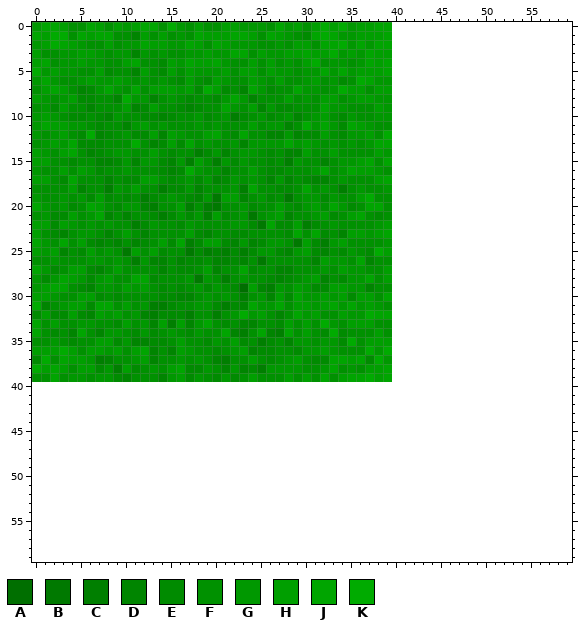
Two states of a pixel-art sprite, TowerDefense/image/herbe.png. The picture above was drawn from the file before the commit.
The file is 40x40 pixels. Colours within 5 levels of each other are drawn and written as one. The old version is drawn lined up with the new one, on the new canvas.
Palette (. is transparent): A #006f00  B #007900  C #007f00  D #008500  E #008b00  F #009100  G #009800  H #009f00  J #00a500  K #00ab00
Pixels before (only the part around the change), first column x 0:
 0 GJJHFFJHFHGHJJFKGFHFFHHGGGFJGHFHKHKGHHJJ....................
 1 JHKKFJHJJFFDHFHFGFJHHHJJHFJHGFEJKJGGHHHJ....................
 2 GHKJHGFFHFGGJHHGGJHFJHGGGFFGFHHFJJKGJGJJ....................
 3 HFFGGHHGFGGDGFGFFGGHGGJJFHGGHHJHHKGHGJHH....................
 4 HJFGGHGGFFHJFFEHGJHHJGFFHFHFGFHKFGGFGJHJ....................
 5 KGHGGFFHEFFDHFEHFHGGGHFHHFHGGFGGJGJGHHHJ....................
 6 GJGFFGHGGHGFGFGFEHFEHGFFHGFHFFGHFGEFKJGG....................
 7 FHJHFDEGJGFJFHHHGHEKHEFDJGEFFJGGFGKHHFHH....................
 8 HGFGHEEFFDKGGDFGFEFFEGJGDFFFHFGFHHFGHHGG....................
 9 FGEHFFDFFFHDEHFFEDEFFJGFHDGEEFFFJGGFFFHG....................
10 GHGFEEFEDGFFEEDEFFGEFGCEFGEFGDFGHFEGFFGG....................
11 GJHHGGFEFFDGHFGFFFGFGFFFHFGGDFKGJGEJHGFF....................
12 GFGHFEKDEFGEEHDHGFFHJFEJFFDDGDEEHFEGGHFK....................
13 FGHGJEEEFFFKFDEHEJFGFFGDGGGGJGHGFGFGFGJJ....................
14 HGFHJFDEFGGFFHFEFFCEGDFGGFEFDDHFFHFFFFHG....................
15 HHFFEFFDDEGDGGEDGCHFCGEGFFEFCGFFDFGGHJFJ....................
16 GFFHFHGEFFGFFFEDEKGFFDFFHFEEFFFGJFGJHHGF....................
17 HHFEJFFFDFEEHHFEFGEGDEGFGFDGDFEDDFGFFFHJ....................
18 FFFFHDFFCGFHFFCEEGDFFFGCJFFEEFJFGFCFGFFG....................
19 GFFGFGEHEFEFCEFGFEDGBHHDFGEFBFGGEGFFHKFF....................
20 JGFGEFJHFEGGDCFFHCFCBFFGEFFHFEGHFJGEFJJF....................
21 FGEEHFGJDFDFFECEGEGCHEFGBFGHDFFGHEFHJFEF....................
22 HHEHGFGFGFFCEGFFEGFFFFGGEBJEEHCEFGFFFFGH....................
23 HFEDFGGFDFHFDFFFFHEDFFEEFFFFEJFJEFDHHGHJ....................
24 JGFJFHEDEDFDEFHEJCEHHEDGDEGGFBHECGHFFFFG....................
25 HGHDFEHFGFBHFHEFFBECDCECEGGEDGHEDFEGFEKH....................
26 FFGFFFGGFGFCGDDFDEEFDDEDFBFFFFFDHGGFJDFF....................
27 JGEFHHEDFHFFFFDFEEFHDFFJEFFDDFFFGFHGGFFH....................
28 GEGJHGEGHFFJJEFFFGBGFCFGFFEDEFGHDFEGGJFH....................
29 GHJJFEDGGFHGHFEFEFGEGFEAHDCGFHGEEHHGGDFF....................
30 HHGFFHHEFEFFFFEEDDFGFGFCFGDHEJGGHGHEHHFJ....................
31 KDFGHHEJJFHFGCCEFFGGECEDJGGJFHHGHJGJGHGF....................
32 EHEEHEDHGHFGDCEEECFFCFGKGHFDFJGHFFHGGKJJ....................
33 JFHFFGGFFEHFGDHCHDGJFEFDDFFEHFHFKGFHHHFF....................
34 JFEFDJFDGGFEGEFGFEGFFJDCFJDCJFHFEKEFFFHF....................
35 FFGFEFFHHEGDDEEFHFFEGFHEFCEFDGGFGGEKFHHH....................
36 HHHKHFHHGHFHJDFDHGFFEFGHDEEFFEGGHGFFFKGK....................
37 EKFJHHGCDFFGHDFFGFGFDCFFHFEFGHFEEJJHJEKG....................
38 KHJHFHHEGCHEFGFHJEEGFDGDECGGGGFFGJFGFHHJ....................
39 FFJFGGFGGEDFFFDGHEGFEGEFHFFFHFHFJFHJJKHJ....................
40 ............................................................
41 ............................................................
42 ............................................................
43 ............................................................
44 ............................................................
45 ............................................................
46 ............................................................
47 ............................................................
48 ............................................................
49 ............................................................
50 ............................................................
51 ............................................................
52 ............................................................
53 ............................................................
54 ............................................................
55 ............................................................
56 ............................................................
57 ............................................................
58 ............................................................
59 ............................................................
And afterwards:
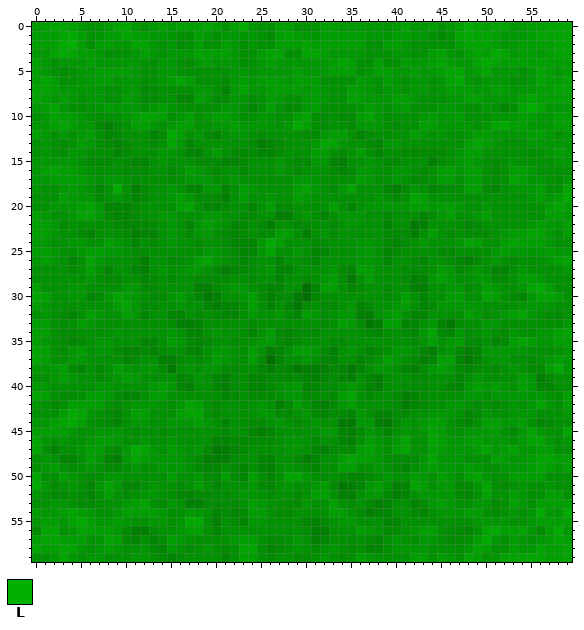
Colours new in this view: L #00b100
From old to new:
canvas 40x40 -> 60x60
Changed rows in their new state; - is an unchanged pixel.
first column x 0:
 0 -H-JHGFFGJJGFGHGHH-JHF-K-F-HHF-FH-G-GGGFGJGGHFGHKJHJJGGHHJJJ
 1 H-HJKHFGHHJH-GGGF-HGFGGGG-E-JHGGHHHH-GGGHHGGFEFJKJJHGGGHJJJJ
 2 H-HKLH-H-G-J-GF-EF--F--F---HH-JHHHHHHFFHHGFFFFFHJJJHGGHHHHJJ
 3 GGJKJ----FFGHGFGG-J-HHGF--JJFF-J-G-G-FFFGGFFHJGFHJHKJGHHGHJJ
 4 -G---GH-GGGG--GGFEG-G-G-FG-G-GGGGHJHFF-FFHGGHJHGGJKJHHHHHHHH
 5 H-FEFGG-HHHGF-GG-FFFFFGGFGG--H--GHHHFG-HGGHGGHJJGHJGGGFGJHGH
 6 H-H---GHHG-GF--HJ--FFEGHGHH-GHH--FF-HGFHGFGGFGJKGFGGGFFGJHHJ
 7 JJHGGGG-FFGGEEFFFFGGFDGJG-HHHH-HGFF--GFGGFGGFGHHHGGHHGGGHHJJ
 8 JHGHGFGG-FH-EE-FDDHG-EG-E-HGF--HGF-H-G--HHGFFFGGHHGGGGHJHHHH
 9 GHJG--FGHGGGFGHGFFF--G--DFHF-EGHFFF-GHGFGHFFFGGGFFGFDFJLJGGG
10 FGJHHG-FFFGHJJHFGHFGHHGF--G-FHJFE--EHJ-FFFFGHGGHFFFGGGHHGGHH
11 -G-JH-G-CEFH-GFGHHF--GHGGG-FGKHFEFFEG-G-EFFHHGGGGFGJKHHGGGHH
12 HGFG-GHFDEFFFDEKH-GED-GG-EFFFF--GHHFDE-FFFHGFGFFGHHGGGGHHGFG
13 --FEFHGFEDEF-EFJGD-F--FFECDEFFF-JJGF-EDGGFFFFFFFHJHGFFFGGGGG
14 F--EGGFF-DE--FGG-DDFHFEEEDDEFFFHHFE-H-DFFEEEEEFGHHFFFFFFFGHG
15 GGGGG-EEEFE-DFGFFFEEEDDE--FGFEEGGDCFFG-EEFFFCEFGHGFEFGFFFFGG
16 -HJ-HGFF--EEE-FEFH--EF-EF-FG-E-FFEDEGGF-GGFEFHHGHHFEFHHGFFFF
17 GGHHHHG-GGF-FF----G-FF--F-FFFGGGF-F-HGFFGFEEFHHFHHFEFJHGGFFG
18 G--G-G-DFK-CE-FGFD-GGDFHG--FFH-GFEGJF--DCEGFDEEFHHEDFGGGHFFJ
19 F--HG-GEFGFDEF--HGEEECFH-FG-FH-FFF--FFG-EFJHFFFFFFFFFFFGHGHK
20 FFG-GH-GDDDEFF---J-DDE-FD-HEEFFF-HFD-GGGGGHHGHHGFFGFFFFFFHJH
21 H-FFGJJGED-E-FGGFFFGGF-EE-FCC-GFDFGGG-FEFFFDEGHFFGHFFFFFFHHG
22 --GEF-F-FEDD-E-GFDGHG-DEFECFFEEF-E-G--FDFFBCFFFFDEFFFFFGHGGH
23 -HGF-ED-F-EC-D-G-EGG-ED--EEHHFCFGEFFFFFEEECFHFEFEEEFGHHJJGFH
24 G--FGGFFHG--FEFGFF-FF--D-GKH-FF-EFF-GG-EDEFGFFFGJHFFHJHHHGFF
25 -HGF-G-H-GFEEFF--FFGGF-DD-JFF-FD--FFGGFDEFFFFEEFFFFGHGGGGHGG
26 GH--D-J--F-ECFFEEFHJGF--EF-D--E-FFF-GG-DFFEDFFEDCEFGFEFFFGHJ
27 FFF-EFHFDF-DC-G-FGGFECDE--G-----FGEDHH-FFEEEFHGEFGFDDFGFFFFG
28 FFFFFFGFEE-FD--E-FEEEE-FE-F-F-EFGH-BFH-FFECDGHGFFGGEEFHHGFFF
29 HFFFGGFFF-G-EEF-F-CCE-GGFEDD-FADH-FDEF-EFFCCFFGGEFHGFFGJKHFF
30 J-F-GGD-GJHG-E-GHFDBCF-GHECE-BADFFFFFF-EFHFDFFHHFFJHFEDGJJHF
31 HG-FFFFFFHJGEEFFG-FDCDDFHFDFDBEFEEFGDEF-GHFDEGGGGGFFFFGGGGFF
32 FGF-DFHGFFH--FFDDFE-EDDF-F-GEDHGE-G-CCFGHFDDFFFFHGEFGHJGFEEF
33 HHFE-H---FF-FFFECCDF-F-FE--FF-F-EFHGEBCHHDDFGDBEFFGGFFFFFFFG
34 HHFEEF-FF--FFF---DD-GFFFDFHEDEEEFFF--ED-FEDGJEDGEFGFEGFFGGHJ
35 HGFEDE-GGFFF-DFHGED-F-EF-GGE-EF-FE-F-FFFFFEFHFGHEEFDEHJHGGHH
36 J-FEGHFG-EDDE-EFFDD-GGFFHFCD-HH-EC-G-DEFGGFDCFGECDGGGGGFFFFG
37 JH-FGGFFF-DEFFCCE-E-HG---EADFFGFDDFFD-FHGFECDHHDBDFGGFFEFGHG
38 GGG-EDF-FHGFG-EBFGF-GEEFFDCEDBCCCEDBDFGGFDCEGHGEDEFEFGFEEHKG
39 --GH-F-EFGHG--FFD---DC--DDEEEEDCDEDCFDCFFFEEFFFDFGFFFFHGCEFF
40 GGFFFFFGGFFFFGHGDCFFDCEFDDEFGGDDEEFGFDCFFEEEFFDDGHGHGFHGDDFF
41 JHFEEFHHGEDDFHHFFFFFFDEFEEEFGGEEFEHJFEFFECDEFFFFGGFGGGGGGFFH
42 GFEFHHHHFEFGGGFFGJHFEFFFFGFCEHFDCEGHFFFFECDEFFGGFEFEFGFGJGFH
43 FFFHKJGFEDFHHFFFHJJFEFFFFGGEEFGEDEEDGFDDEEFFGGGFDEGFFGGGFFFG
44 GGHJKHFFEDFGGFFGGGHGFDFFEEFGFEFGFFBBGGCBEGFGHHFEDFHHGGHFDEFF
45 HHHHGFFGGGFEFFEFFFFFFEFFDCDFFFFFGGDCEGFDFGFGJHFFGGGHFEGJGFFJ
46 JGFGFFGHHGFFGFFGFFFFDDEEEEEFGGFEFFDCFHGFGJFFJHGGHHGGGFGJJGFG
47 JFDFFGHHFEGKJGFHGFGEBCDEFFFFGGFDCEEEHJGFHJFFHHGGGHJGHJGGHHFF
48 FGFDDFHGDCGJHGGGGFECCCEFFDDFFECDFFHJHHGFEEEGJGGGFFFHHGGHJJHH
49 FGHFEFGFEEFGFFGGGFEDDFEDFDCFGFEDFFHHFFGFEDFGHGGGHGFFGGGHJHGH
50 JFFHGFEFGGFFFFFHFFGEEHEDHFDFJJGFEFEDDEFGFFHGFHGFHJGFFHHHHFFF
51 KGEFGFDGJGDDFGFFEFHFDFFFGEDFGFFGHEBCDGHFCDJHFGGEEGJFEFGFFGFF
52 GFEEFEDFHFEFGGFFDDEEEEFGGFEFFEFHHFCCFGGECDFGGGGEDFJFFHGFFHHF
53 FFGGFEEFFFGHJFEGFCCEEEEFHGFFEEGFFHFEFECDFFDEGHGFFGGEFJGFHHHH
54 HGGHJHGFFGHHHHGFFGGFDEDEHHFEEFFFFHHFECDDFFEDFGGGHHFEFGFGKGGK
55 GHHGJKHGGHGFFGGFGKKFCFEDGGFFFFDDEFGGFFFDDFFFFFFFFGGGGFFGHHHH
56 EJJFGJHHHGECCEFFGHHFDFFFFFFFFFECCFFFHGFEEFGHHFEEDFJKHHJGEHKG
57 HJJHHHFGJHEDFDEHGFFFFFGHHFEEFGFCDFFEFEDFGFFGGFEEFHKGFHGFGHJH
58 JHHJJGFGHGFFGEDGFEFGFEFJJFDEFGFEFGFEFDDFGGGGFFFFGJHFFHGGJHHJ
59 FFGJGFGGFFFGGFEDEFFFFDFHHFEFFEEFGFEFHGFFFFHHFHGFJHFGJJJJJHHJ
